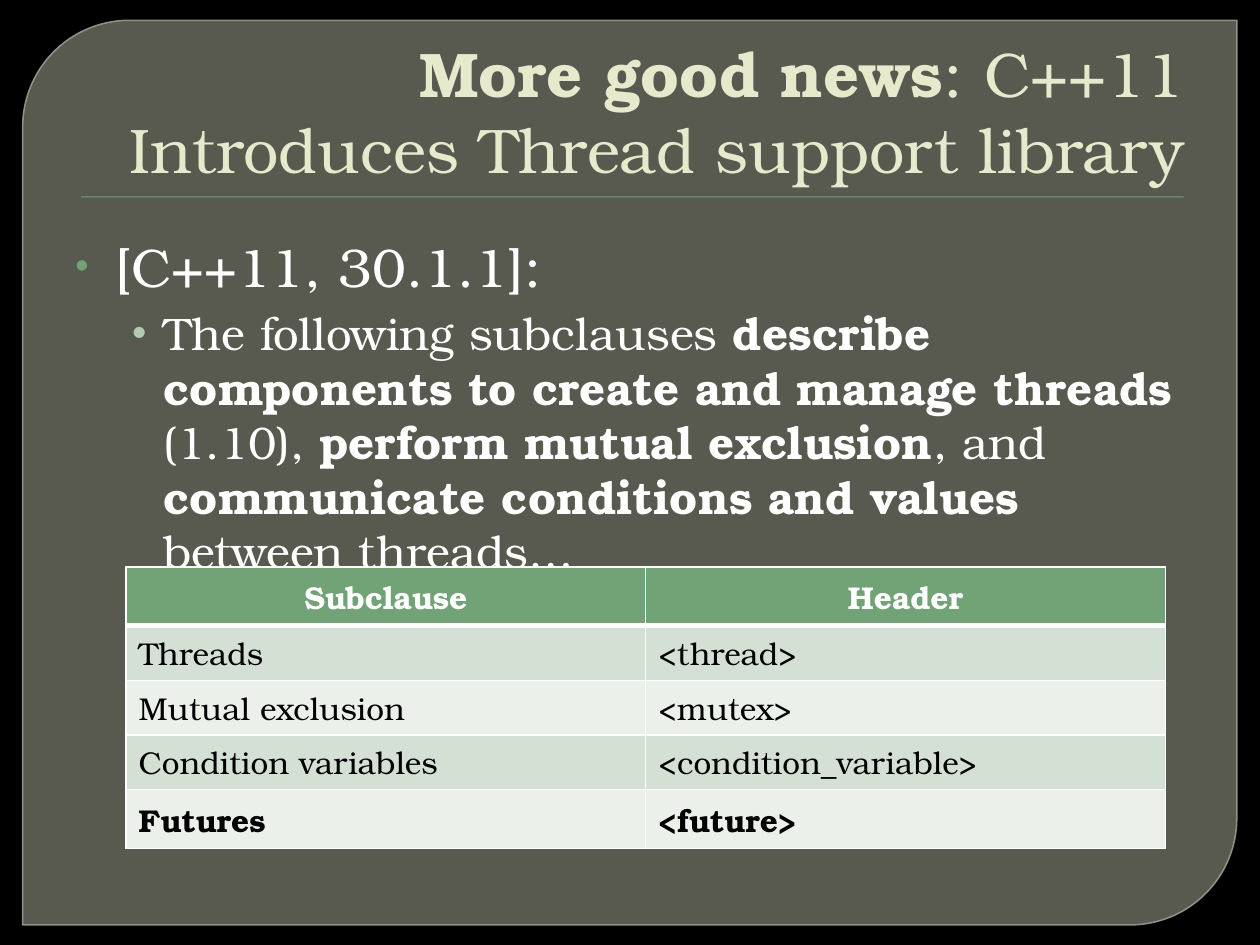
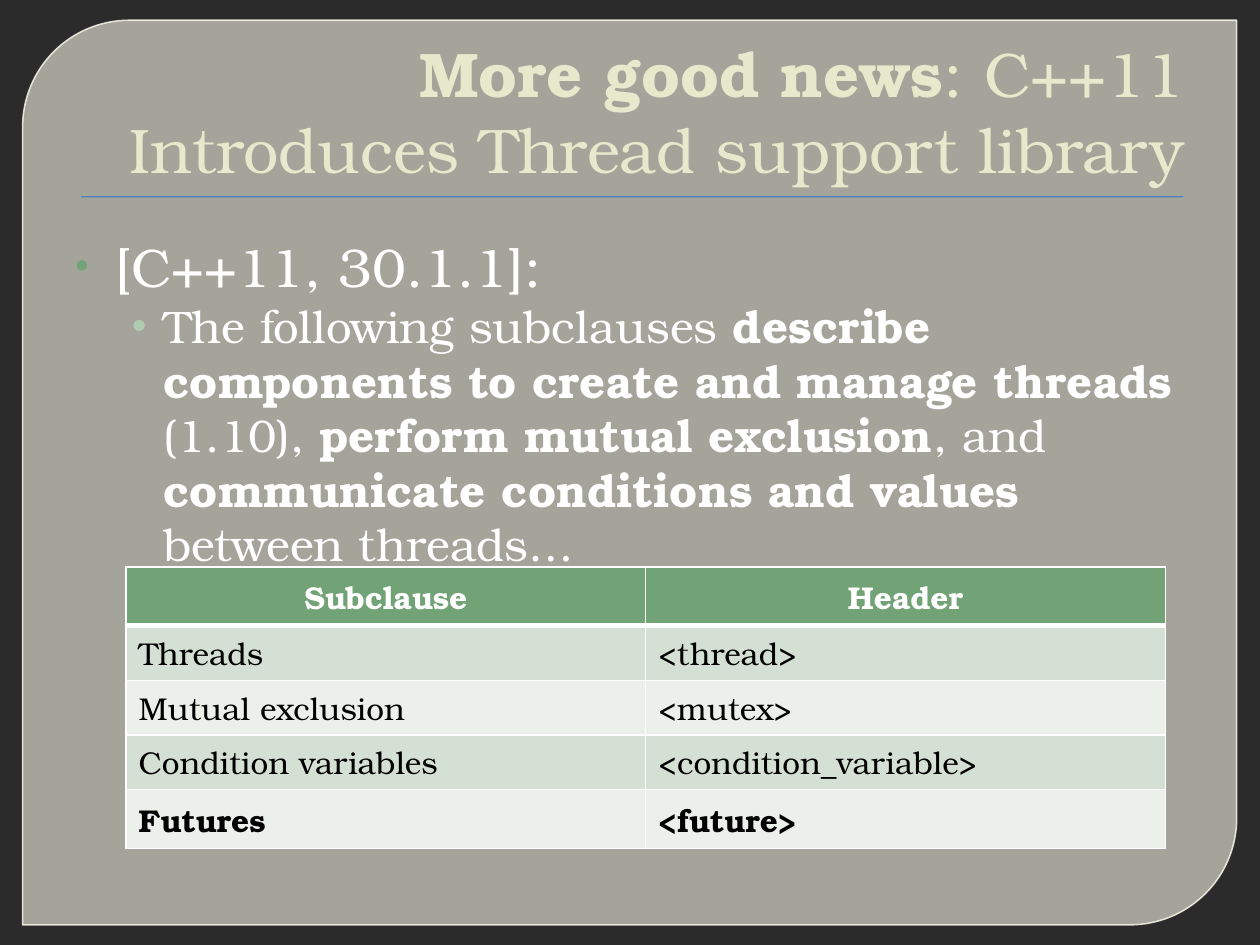
Before and after one commit to xtofl/cpp11training, a slide deck: slide 4 of slides/6.c11multithreading-futures-140925092912-phpapp01.pptx. Drawn at 1260x945 pixels with LibreOffice and Linux fonts; fonts in the diff are those of the drawing; background and template pictures are left out; a plain dark background stands for a picture behind light text. Boxes give left, top, right and bottom in pixels: in the first picture for what was removed or moved away, otherwise in the second. Text is boxed around its words. In the diff, an @@ line names an element or a change of style, - is before the commit and + after.

```diff
--- a/slides/6.c11multithreading-futures-140925092912-phpapp01.pptx
+++ b/slides/6.c11multithreading-futures-140925092912-phpapp01.pptx
@@ round diag rect at box(23, 20, 1237, 925): fill #888B7B at 65% opacity to #E8E6D9 at 65% opacity; outline #9DA090 0.87 pt to #F6F3E4 0.88 pt @@
@@ text "More good news: C++11 Introduces ..." at box(129, 51, 1184, 188): text colour #E7EACB to #E6E9CB @@
@@ rectangle at box(81, 197, 1183, 198): fill #72A376 to #4F81BD @@
@@ text at box(164, 308, 1172, 572): less space between paragraphs @@
@@ table at box(126, 567, 1164, 838) @@
@@ fill #D5E0D6 to #D5E0D5 in 4 cells @@
@@ fill #EBF0EC to #EBF0EB in 4 cells @@
@@ borders changed @@
```
Also in this commit, not shown: 26 other slides changed, 2 other files.
